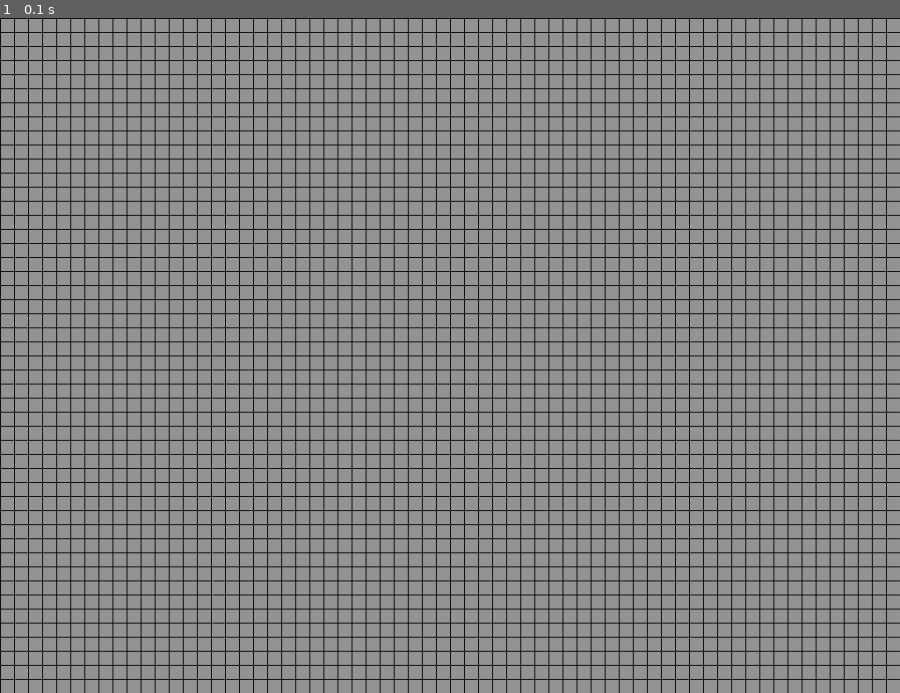
Above: before the commit, frame 1.
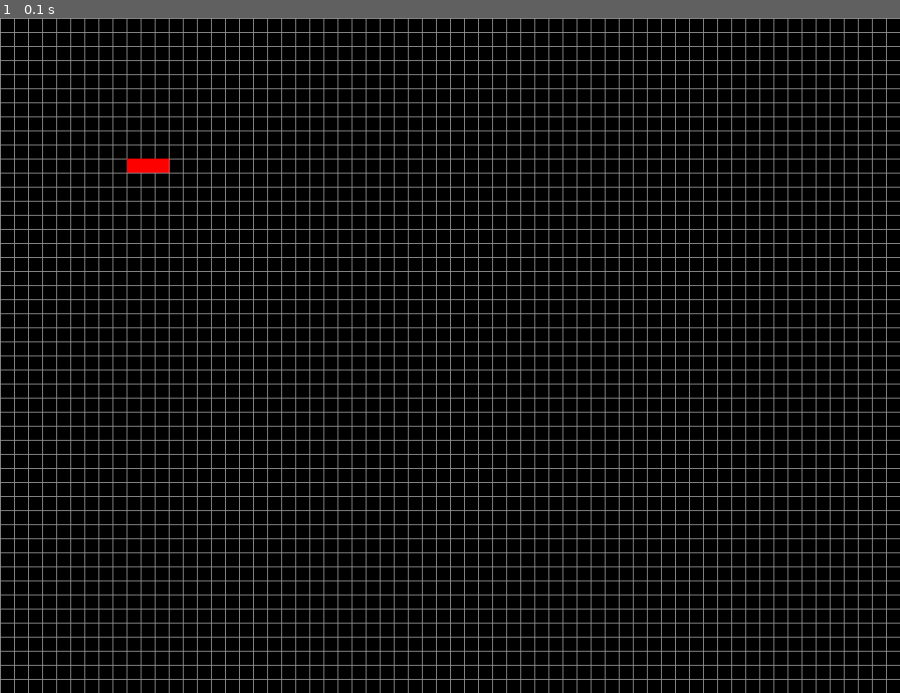
Above: after the commit, the same moment.

Repository: VVR-DEVS/snake-pygame
Game: pygame game, started from main.py
The game is run twice, just before and just after one commit, with the same random seed, the same clock (stepped at 60 frames per second) and the same inputs.
Inputs:
- Up to frame 1 (0.1 s): no input

The runs differ from the first frame. In frame 1, 95% of the frame differs, in the area x 0-100%, y 0-100%.

Commit message:
spieler created

Diff:
--- a/Game.py
+++ b/Game.py
@@ -1,4 +1,5 @@
 import pygame as pg
+from Snake import Snake
 from Settings import *
 
 
@@ -11,6 +12,7 @@
         self.clock = pg.time.Clock()
         pg.display.set_caption(TITLE)
         self.running = True
+        self.jogador = Snake()
 
     def neueSpiel(self):
         self.run()
@@ -34,14 +36,19 @@
                 self.running = False
 
     def draw(self):
-        self.bildschirm.fill(GREY)
+        self.bildschirm.fill(BLACK)
         self.draw_grid()
+        self.draw_snake()
         pg.display.flip()
 
     def draw_grid(self):
         for x in range(0, WIDTH, TILESIZE):
-            pg.draw.line(self.bildschirm, BLACK, (x, 0), (x, HEIGHT))
-            pg.draw.line(self.bildschirm, BLACK, (0, x), (WIDTH, x))
+            pg.draw.line(self.bildschirm, GREY, (x, 0), (x, HEIGHT))
+            pg.draw.line(self.bildschirm, GREY, (0, x), (WIDTH, x))
+
+    def draw_snake(self):
+        for pos in self.jogador.snake:
+            self.bildschirm.blit(self.jogador.snake_skin, pos)
 
     def startbildschirm(self):
         pass
--- /dev/null
+++ b/Snake.py
@@ -0,0 +1,26 @@
+import pygame as pg
+from Settings import *
+
+class Snake:
+
+    def __init__(self):
+
+        self.snake = [(11 * TILESIZE, 10 * TILESIZE), (10 * TILESIZE, 10 * TILESIZE), (9 * TILESIZE, 10 * TILESIZE)]
+        self.snake_skin = pg.Surface((TILESIZE, TILESIZE))
+        self.snake_skin.fill((255, 0, 0))
+
+        self.up = 0
+        self.down = 1
+        self.right = 2
+        self.left = 3
+        self.direction = self.up
+
+    def update(self, move):
+        if move == 'left':
+            pass
+        elif move == 'right':
+            pass
+        elif move == 'up':
+            pass
+        else:
+            pass
